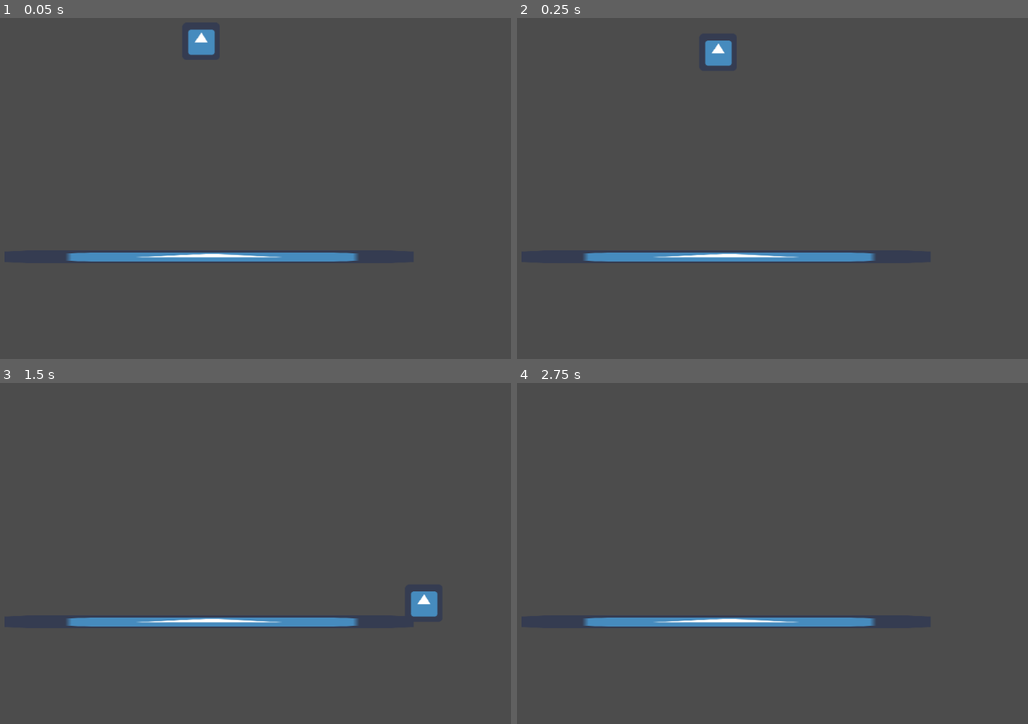
Above: before the commit, frames 1-4 (two rows, left to right).
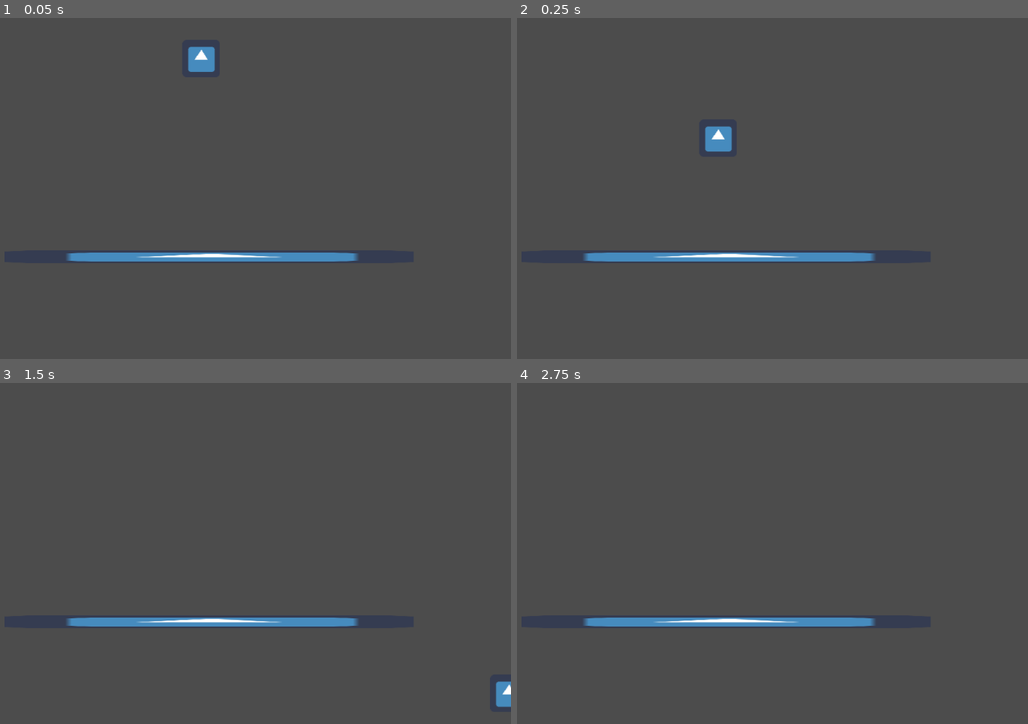
Above: after the commit, the same moments.

Repository: nathanadduci/Embers_of_the_Forgotten
Game: Godot game, scene res://Scenes/Playground.tscn
Same seed, same stepped clock (60 frames per second), same inputs: the game is played once before the commit and once after it. The engine's default icon, where the game draws it, is replaced by a stand-in: a white triangle on a blue panel in a dark square.
Inputs:
- Up to frame 1 (0.05 s): no input
- Up to frame 2 (0.25 s): no input
- Up to frame 3 (1.5 s): hold Right (ui_right) from 0.53 s (still down)
- Up to frame 4 (2.75 s): release Right (ui_right) at 2.03 s; hold Left (ui_left) from 2.03 s (still down)

The runs differ from the first frame. In frame 1, 0.6% of the frame differs, in the area x 36-43%, y 3-16%; in frame 2, 0.8%, in the area x 36-43%, y 6-40%; in frame 3, 0.6%; in frame 4, nothing differs.

Commit message:
LR Cleanup and Startup Velocity
- Player no longer starts at literal 0 gravity
- Added brief startup period for x velocity when moving left or right

Diff:
--- a/Scenes/Playground.tscn
+++ b/Scenes/Playground.tscn
@@ -26,7 +26,8 @@
 [node name="Player" type="KinematicBody2D" parent="."]
 position = Vector2( 495.465, 50.5128 )
 script = ExtResource( 2 )
-playerGravity = 588.6
+playerGravity = 588.0
+playerSpeed = 600
 
 [node name="Player Collision" type="CollisionShape2D" parent="Player"]
 position = Vector2( 0, 0.420441 )
--- a/Scripts/player_movement.gd
+++ b/Scripts/player_movement.gd
@@ -12,19 +12,21 @@
 
 # Called when the node enters the scene tree for the first time.
 func _ready():
-	pass # Replace with function body.
+	playerVelocity.y = playerGravity
 
 
 # Called every phys frame. 'delta' is the elapsed time since the previous frame.
 func _physics_process(delta):
 
-	# obtain new y velocity
+	# obtain new y velocity and check crouch
 	if is_on_floor():
 		playerVelocity.y = playerGravity
+		if Input.is_action_pressed("ui_down"):
+			print("is crouched")
 	else:
 		if playerVelocity.y < terminalVelocity:
 			playerVelocity.y += delta * playerGravity
-			if Input.is_action_pressed("ui_down"):
+			if Input.is_action_pressed("ui_down") && playerVelocity.y < terminalVelocity:
 				playerVelocity.y += 50
 		else:
 			playerVelocity.y = terminalVelocity
@@ -41,9 +43,15 @@
 func _inputSequence():
 
 	if Input.is_action_pressed("ui_right") && !Input.is_action_pressed("ui_left"):
-		playerVelocity.x = playerSpeed
+		if playerVelocity.x < playerSpeed:
+			playerVelocity.x += (playerSpeed / 10)
+		else:
+			playerVelocity.x = playerSpeed
 	elif Input.is_action_pressed("ui_left") && !Input.is_action_pressed("ui_right"):
-		playerVelocity.x = -playerSpeed
+		if playerVelocity.x > -playerSpeed:
+			playerVelocity.x -= (playerSpeed / 10)
+		else:
+			playerVelocity.x = -playerSpeed
 	else:
 		if playerVelocity.x > 1 || playerVelocity.x < -1:
 			playerVelocity.x = playerVelocity.x / floatDenominator
